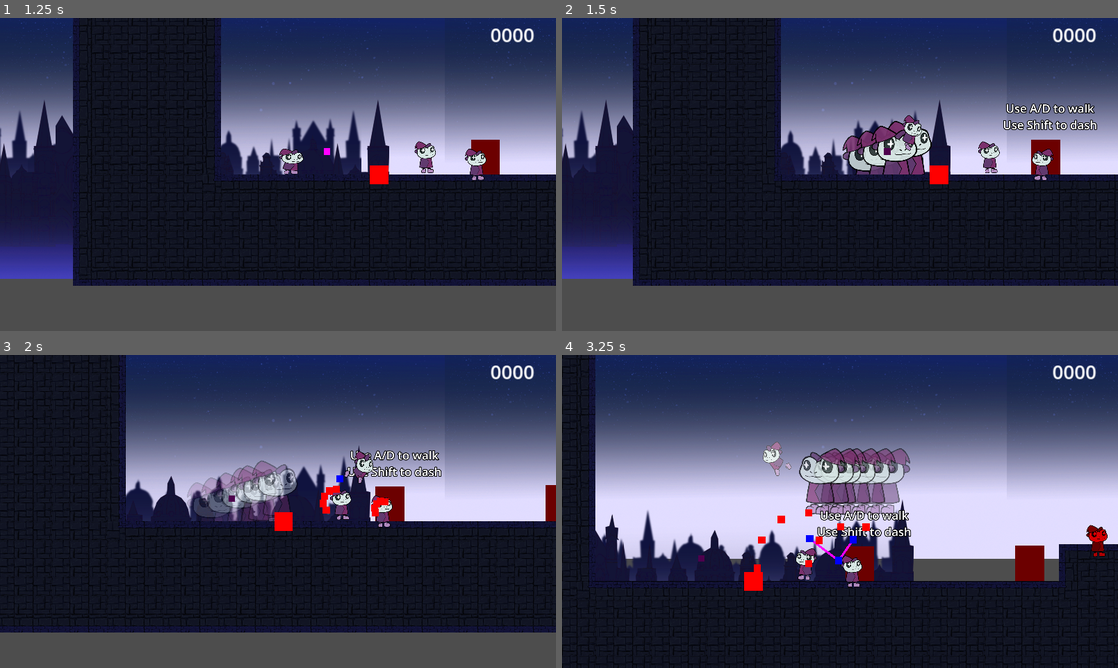
Above: before the commit, frames 1-4 (two rows, left to right).
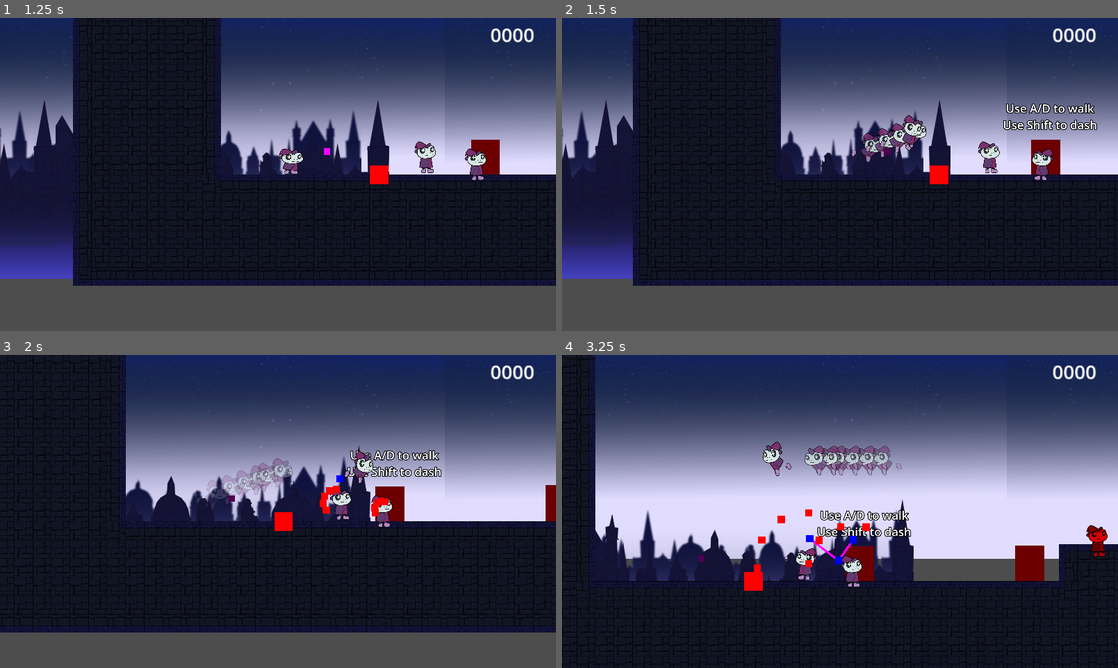
Above: after the commit, the same moments.

Repository: DerBrotDoktor/Frogoth
Game: Godot game, scene res://scenes/main/main.tscn
The game is run twice, just before and just after one commit, with the same random seed, the same clock (stepped at 60 frames per second) and the same inputs.
Inputs:
- Up to frame 1 (1.25 s): click "Start" at 0.5 s
- Up to frame 2 (1.5 s): hold D (right) from 1.28 s (still down); hold Space (jump) from 1.28 s (still down); tap Shift (dash) at 1.35 s
- Up to frame 3 (2 s): keep holding D (right); keep holding Space (jump)
- Up to frame 4 (3.25 s): release Space (jump) at 2.03 s; tap Space (jump) at 2.1, 2.27, 2.57 s; tap Shift (dash) at 2.3, 2.85 s; release D (right) at 2.78 s; hold A (left) from 2.78 s (still down); hold Space (jump) from 2.78 s (still down)

Frame 1 is identical in both runs. In frame 2, 1.8% of the frame differs, in the area x 50-67%, y 32-50%; in frame 3, 2.1%; in frame 4, 3.6%, in the area x 36-63%, y 27-52%.

Commit message:
Fixed: Player dash ghost scale Fixed: Player animation damage/jump

Diff:
--- a/scenes/player/player.gd
+++ b/scenes/player/player.gd
@@ -142,7 +142,7 @@
 		play_animation("double_jump")
 	else:
 		play_animation("jump")
-	if not is_on_floor():
+	if not is_on_floor() and not $PlayerAnimation.is_playing():
 		$PlayerAnimation.play("jump_vfx")
 	$StretchTimer.start()
 
--- a/scenes/player/player_ghost.gd
+++ b/scenes/player/player_ghost.gd
@@ -3,7 +3,7 @@
 func _ready():
 	ghosting()
 
-func set_property(tx_pos, tx_scale ):
+func set_property(tx_pos, tx_scale):
 	position = tx_pos
 	scale = tx_scale
 
--- a/scenes/player/player_ghost.tscn
+++ b/scenes/player/player_ghost.tscn
@@ -1,11 +1,12 @@
 [gd_scene load_steps=3 format=3 uid="uid://beocyu2m1xsx1"]
 
-[ext_resource type="Texture2D" uid="uid://c8uej0dhpn2pa" path="res://assets/player/player.png" id="1_e4d8v"]
+[ext_resource type="Texture2D" uid="uid://c3ii28ghclyug" path="res://assets/player/player_dash_an.png" id="1_jlrt3"]
 [ext_resource type="Script" path="res://scenes/player/player_ghost.gd" id="1_uggrq"]
 
 [node name="PlayerGhost" type="Sprite2D"]
 z_index = -1
-scale = Vector2(0.3, 0.3)
-texture = ExtResource("1_e4d8v")
-region_rect = Rect2(0, 0, 24, 24)
+texture = ExtResource("1_jlrt3")
+offset = Vector2(0, -128)
+region_enabled = true
+region_rect = Rect2(2048, 0, 256, 256)
 script = ExtResource("1_uggrq")
